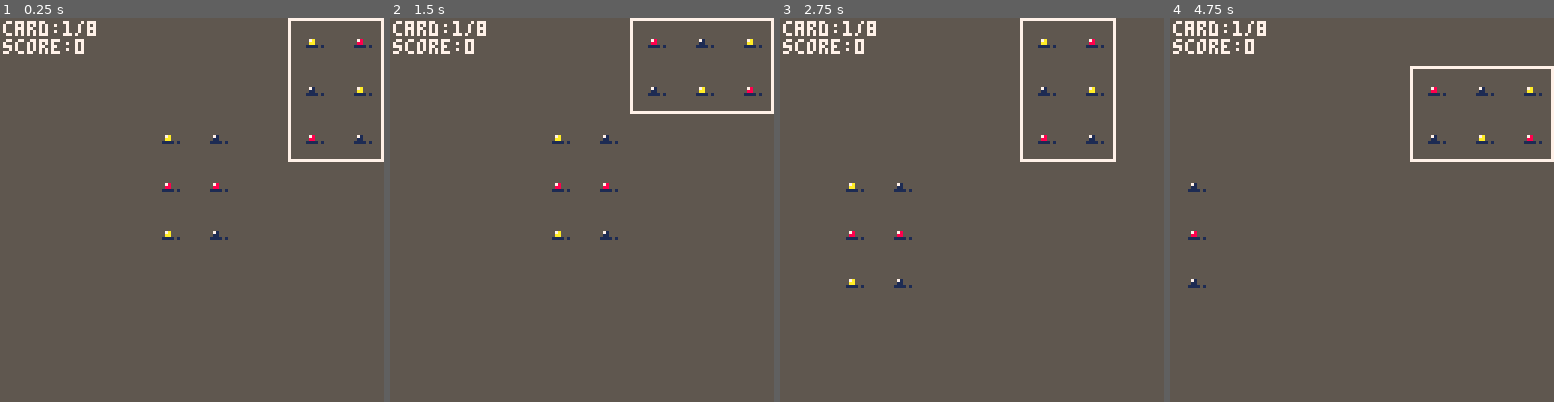
Above: before the commit, frames 1-4 (left to right).
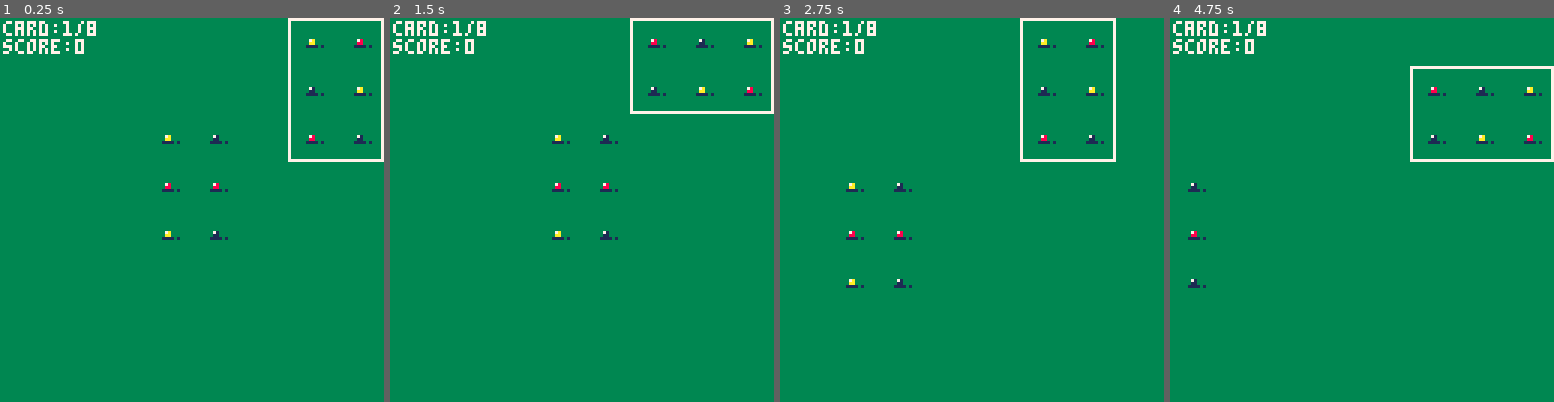
Above: after the commit, the same moments.

Repository: shen-sat/orchard
Game: PICO-8 cartridge game.p8
The game is run twice, just before and just after one commit, with the same random seed, the same clock (stepped at 60 frames per second) and the same inputs.
Inputs:
- Up to frame 1 (0.25 s): no input
- Up to frame 2 (1.5 s): tap X (X key) at 0.33, 1.07 s; tap O (Z key) at 0.7 s
- Up to frame 3 (2.75 s): hold Right 1.6-2.1 s; tap O (Z key) at 1.7, 2.1, 2.5 s; tap X (X key) at 1.85 s; hold Up 2.15-2.42 s; hold Right from 2.47 s (still down)
- Up to frame 4 (4.75 s): tap O (Z key) every 0.4 s from 2.9 to 4.5 s; tap X (X key) at 2.97, 4.08 s; release Right at 3.03 s; hold Left 3.08-3.58 s; hold Down 3.63-3.97 s; hold Right 4.02-4.68 s; hold Up from 4.73 s (still down)

The runs differ from the first frame. In frame 1, 98% of the frame differs, in the area x 0-100%, y 0-100%; in frame 2, 98%; in frame 3, 98%; in frame 4, 98%.

Commit message:
Add coordinates and color for orchard area

Diff:
--- a/game.p8
+++ b/game.p8
@@ -37,6 +37,8 @@
 
 function game_draw()
   cls(5)
+  rectfill(orchard_x0,orchard_y0,orchard_x1,orchard_y1,3)
+
   for fruit in all(planted_fruits) do
     pal(spritesheet_fruit_color,fruit.color)
     spr(fruit:sprite(),fruit.x,fruit.y,fruit_sprite_width,fruit_sprite_height)
--- a/global_variables.lua
+++ b/global_variables.lua
@@ -7,3 +7,10 @@
 first_card_place_x = screen_width/2 - tile_size
 first_card_place_y = screen_height/2 - (tile_size * 2)
 spritesheet_fruit_color = 8
+orchard_length = 256
+orchard_width = orchard_length + (tile_size * 2) + orchard_length
+orchard_height = orchard_length + (tile_size * 3) + orchard_length
+orchard_x0 = first_card_place_x - orchard_length
+orchard_y0 = first_card_place_y - orchard_length
+orchard_x1 = calculate_x1(orchard_x0,orchard_width)
+orchard_y1 = calculate_y1(orchard_y0,orchard_height)
